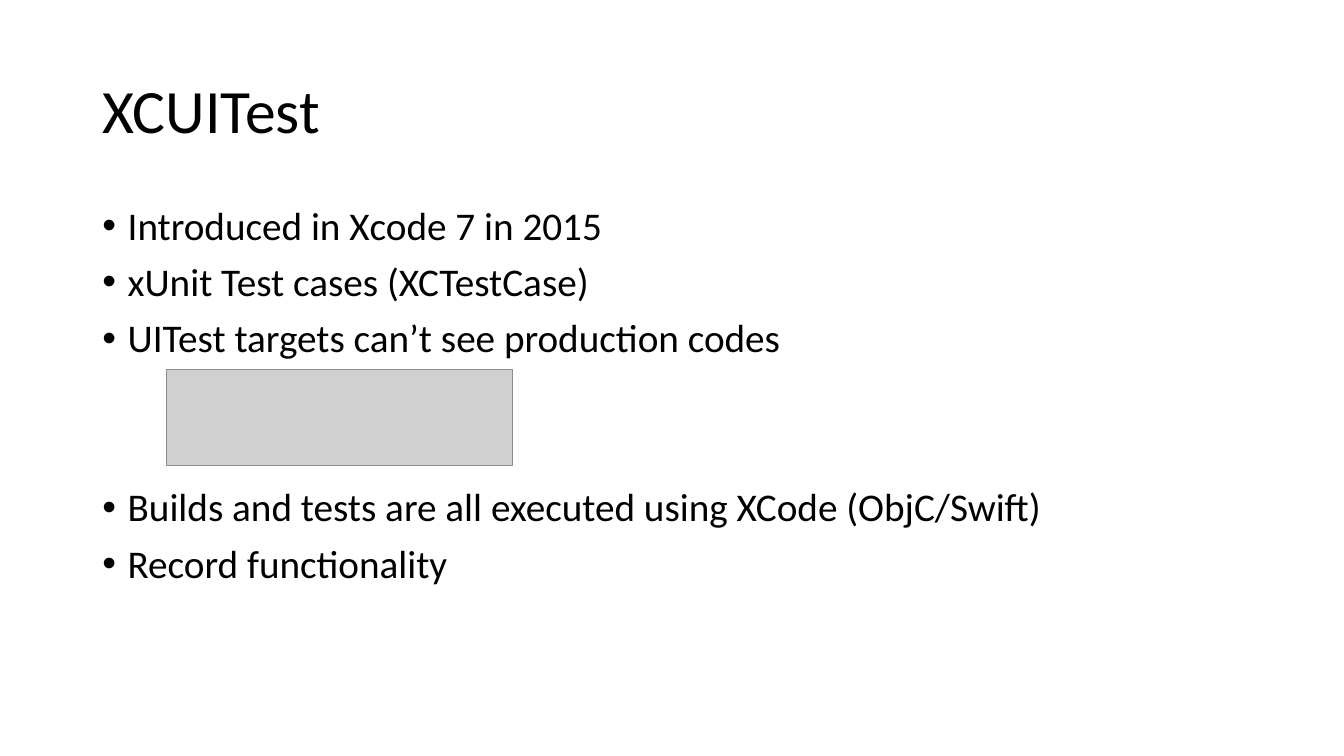
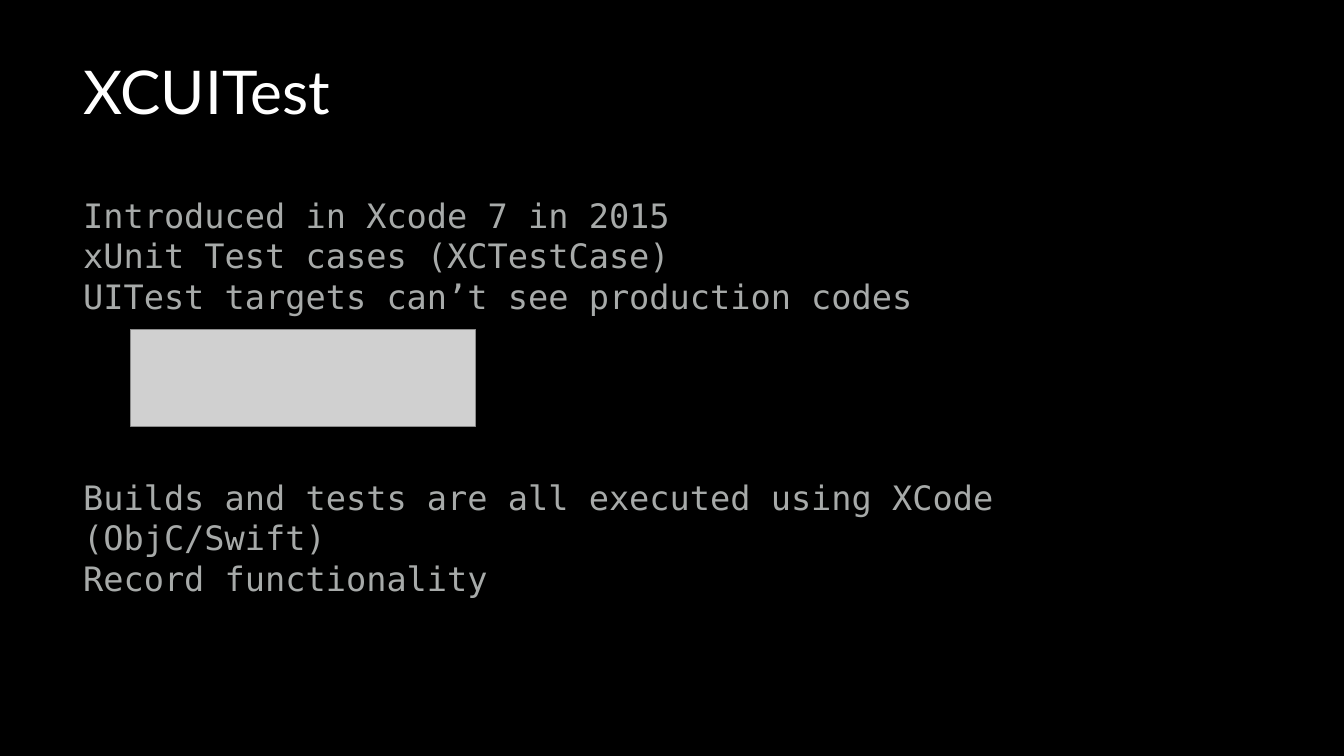
Before and after one commit to vfa-cancc/simpleapp, a slide deck: slide 7 of document/VFA-iOS-testing.pptx. Drawn at 1344x756 pixels with LibreOffice and Linux fonts; fonts in the diff are those of the drawing; grey boxes stand for pictures. Boxes give left, top, right and bottom in pixels: in the first picture for what was removed or moved away, otherwise in the second. Text is boxed around its words. In the diff, an @@ line names an element or a change of style, - is before the commit and + after.

```diff
--- a/document/VFA-iOS-testing.pptx
+++ b/document/VFA-iOS-testing.pptx
@@ freeform shape added at (0,0,1344,756), fill #000000 @@
@@ title "XCUITest": place and size @@
-title "XCUITest" at (102,93,319,134)
+title "XCUITest" at (83,70,330,115)
@@ title "XCUITest" at (83,70,330,115): size 44 to 43.1 pt, font Calibri to Lato, text colour #000000 to #FFFFFF; line spacing 0.9 to 1; vertical alignment middle to top @@
@@ text "Introduced in Xcode 7 in ...": place and size @@
-text "Introduced in Xcode 7 in ..." at (128,212,1040,585)
+text "Introduced in Xcode 7 in ..." at (83,202,993,557)
@@ text "Introduced in Xcode 7 in ..." at (83,202,993,557): size 28 to 24 pt, font Calibri to DejaVu Sans Mono, text colour #000000 to #A7AAA9; bullet • to none; line spacing 0.9 to 1; less space between paragraphs @@
@@ picture: place and size @@
-picture at (167,369,513,466)
+picture at (130,330,476,426)
```
Also in this commit, not shown: 14 other slides changed, 13 slides added, 1 slide removed, 1 other file.
